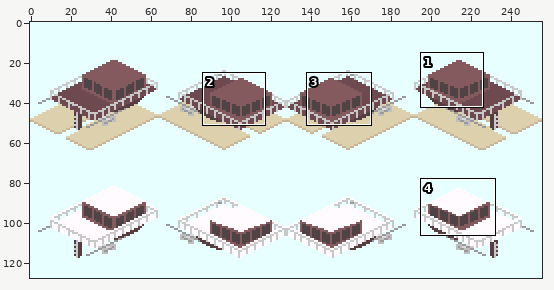
Two states of a sprite sheet, making_file/station_bottom.png. The first picture is a wide view before the edit; the outline marks the close-up.
Close-up. Before the edit:
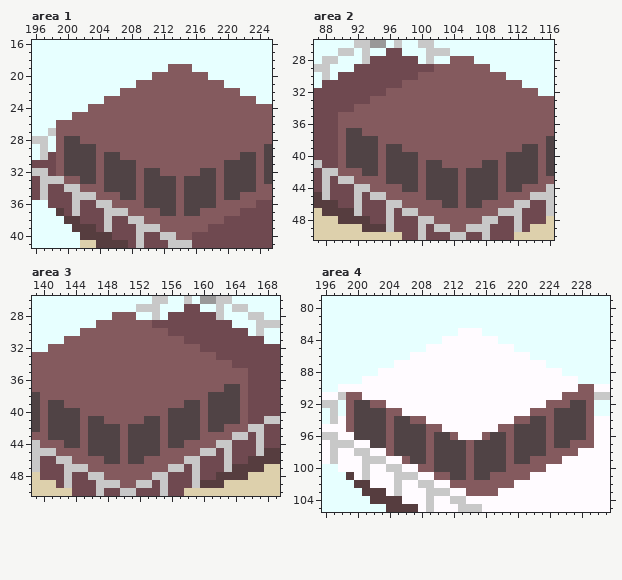
The file is 256x128 pixels. Shown: area 1: x 196..225, y 16..41; area 2: x 87..116, y 26..50; area 3: x 139..169, y 26..50; area 4: x 196..231, y 79..105. The commit also changed other parts of the picture, which this record leaves out.
New version:
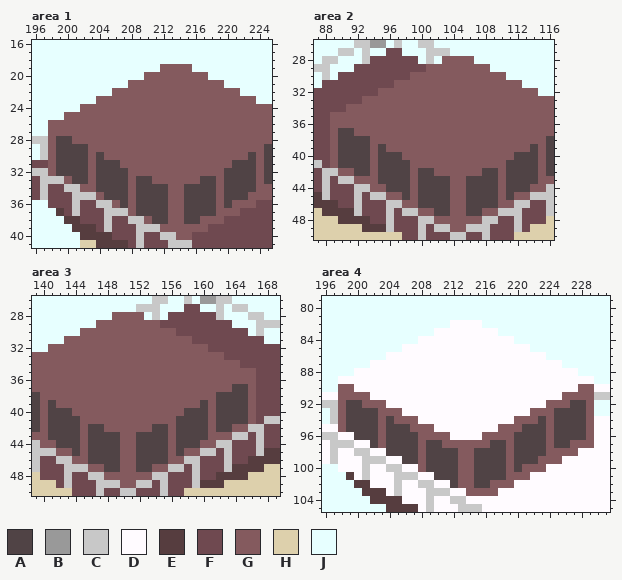
Palette (. is transparent): A #504345  B #999999  C #c8c8c8  D #fffbff  E #563d3f  F #6f4950  G #845a5e  H #ddd0ac  J #e7ffff
From old to new:
Changed rows in their new state; - is an unchanged pixel.
Area 1:
first column x 198:
19 --------------G----------
20 ------------G------------
21 ----------G--------------
22 --------G----------------
23 ------G------------------
24 ----G--------------------
25 --G----------------------
26 G------------------------
27 G------------------------
28 GA-G---------------------
29 GA---G-------------------
30 GA---GAGG---------------G
31 GA---GA--GG-----------G--
32 GA---GA---G-GG-----GG----
33 ---A-GA---GA-GGG-GG------
34 ------A---GA---G---------
35 -------AA-GA---G--------A
36 ---------A-A---G------A--
37 -----------AAA-G---AA----
38 -------------AA--AA------
Area 2:
first column x 89:
28 --------------G----------
29 ------------G------------
30 ----------G--------------
31 --------G----------------
32 ------G------------------
33 ----G--------------------
34 --G----------------------
35 G------------------------
36 G------------------------
37 GA-G---------------------
38 GA---G-------------------
39 GA---GAGG---------------G
40 GA---GA--GG-----------G--
41 GA---GA---G-GG-----GG----
42 ---A-GA---GA-GGG-GG------
43 ------A---GA---G---------
44 -------AA-GA---G--------A
45 ---------A-A---G------A--
46 -----------AAA-G---AA----
47 -------------AA--AA------
Area 3:
first column x 142:
28 ----------G--------------
29 ------------G------------
30 --------------G----------
31 ----------------G--------
32 ------------------G------
33 --------------------G----
34 ----------------------G--
35 ------------------------G
36 ------------------------G
37 ---------------------G-AG
38 -------------------G---AG
39 G---------------GGAG---AG
40 --G-----------GG--AG---AG
41 ----GG-----GG-G---AG---AG
42 ------GG-GGG-AG---AG-A---
43 ---------G---AG---A------
44 A--------G---AG-AA-------
45 --A------G---A-A---------
46 ----AA---G-AAA-----------
47 ------AA--AA-------------
Area 4:
first column x 198:
 82 --------------DDDD--------------
 83 ------------DDD---DD------------
 84 ----------DDD-------DD----------
 85 --------DDD-----------DD--------
 86 ------DDD---------------DD------
 87 ----DDD-------------------DD----
 88 --DDD-----------------------DD--
 89 DDD---------------------------DD
 90 GG------------------------------
 91 G--G----------------------------
 92 GA-G----------------------------
 93 GA---G--------------------------
 94 GA---GAGG-D-------------G-------
 95 GA---GA--GG-D---------G---------
 96 -----GA---G-GGD----GG-----------
 97 -----GA---GA-GGG-GG-------------
 98 ------A---GA---G----------------
 99 --------A-GA---G--------A-------
100 -----------A---G------A---------
101 ------------AA-G---AA-----------
102 --------------A--AA-------------
Pixel boxes of the changes (left, top, right, bottom) in both close-ups:
changed: (48, 64, 248, 224)
changed: (330, 56, 530, 216)
changed: (56, 312, 256, 472)
changed: (338, 320, 594, 488)
